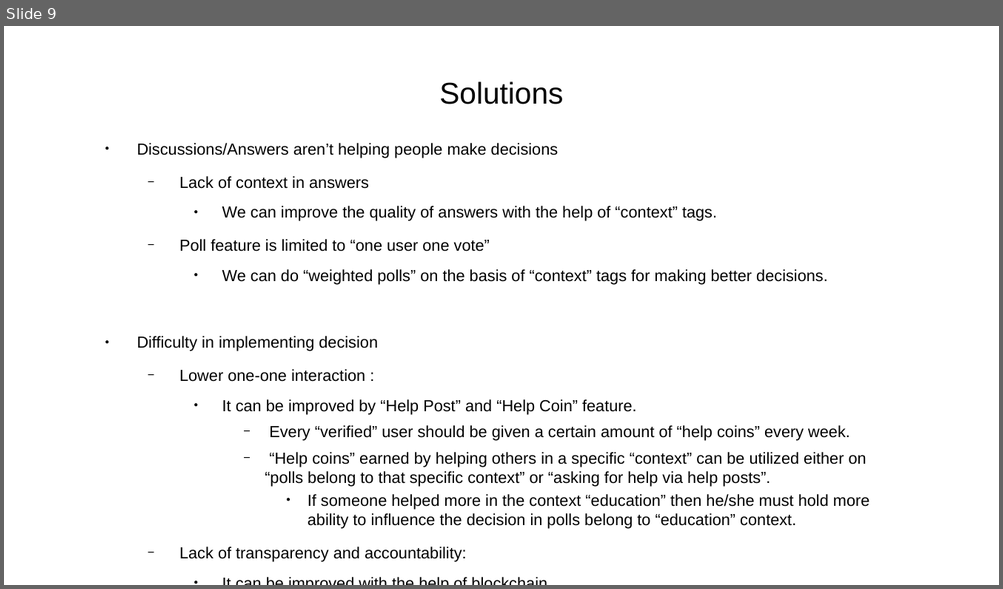
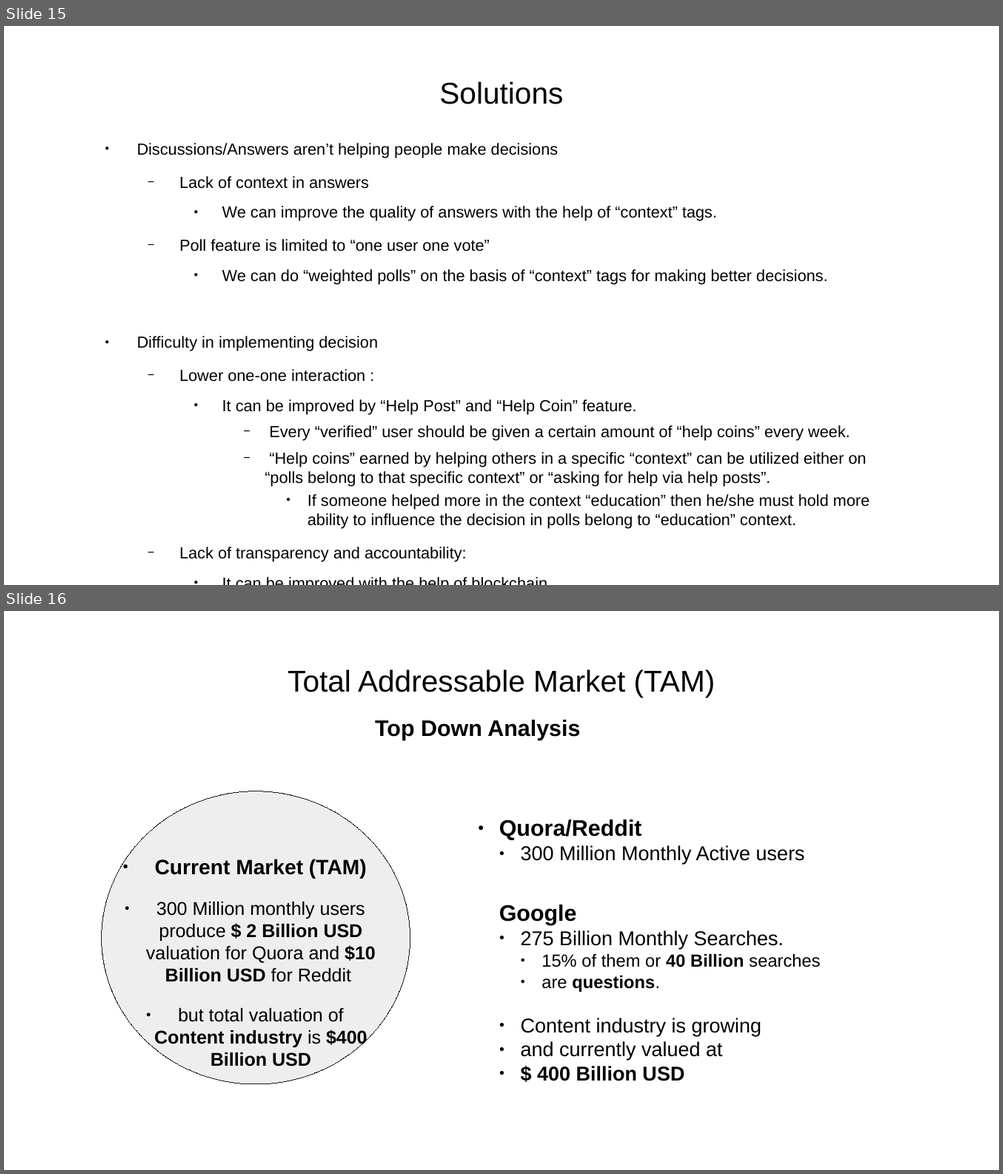
Before and after one commit to yashp241195/startupPitch, a slide deck: pitch.odp. Shown one above the other, each under a label of ours: slide 9 before the commit, slides 15 and 16 after it. The pictures are 1003x589 and 1003x1174 pixels, drawn with LibreOffice and Linux fonts; fonts in the diff are those of the drawing. Boxes give left, top, right and bottom in pixels: in the first picture for what was removed or moved away, otherwise in the second. Text is boxed around its words. In the diff, an @@ line names an element or a change of style, - is before the commit and + after.

```diff
--- a/pitch.odp
+++ b/pitch.odp
@@ slide 16 added at bbox=[4, 611, 999, 1170], background #FFFFFF @@
@@ title added at bbox=[287, 669, 715, 698], 24 pt, text #000000 @@
+Total Addressable Market (TAM)
@@ text added at bbox=[375, 720, 580, 741], 18 pt, text #000000, bold @@
+Top Down Analysis
@@ ellipse added at bbox=[102, 792, 410, 1085], fill #EEEEEE, outline #1C1C1C 0 pt @@
@@ subtitle added at bbox=[499, 820, 805, 864], 16 pt, text #000000 @@
+● Quora/Reddit
+  ● 300 Million Monthly Active users
@@ text added at bbox=[146, 859, 375, 1067], 14.8 pt, text #000000 @@
+● Current Market (TAM)
+● 300 Million monthly users produce $ 2 Billion USD valuation for Quora and $10 Billion USD for Reddit
+● but total valuation of Content industry is $400 Billion USD
@@ text added at bbox=[499, 905, 819, 1082], 16 pt, text #000000 @@
+Google
+● 275 Billion Monthly Searches.
+  ● 15% of them or 40 Billion searches
+  ● are questions.
+● Content industry is growing
+● and currently valued at
+● $ 400 Billion USD
@@ what was slide 9 is now slide 15 @@
```
Also in this commit, not shown: 7 other slides added.
